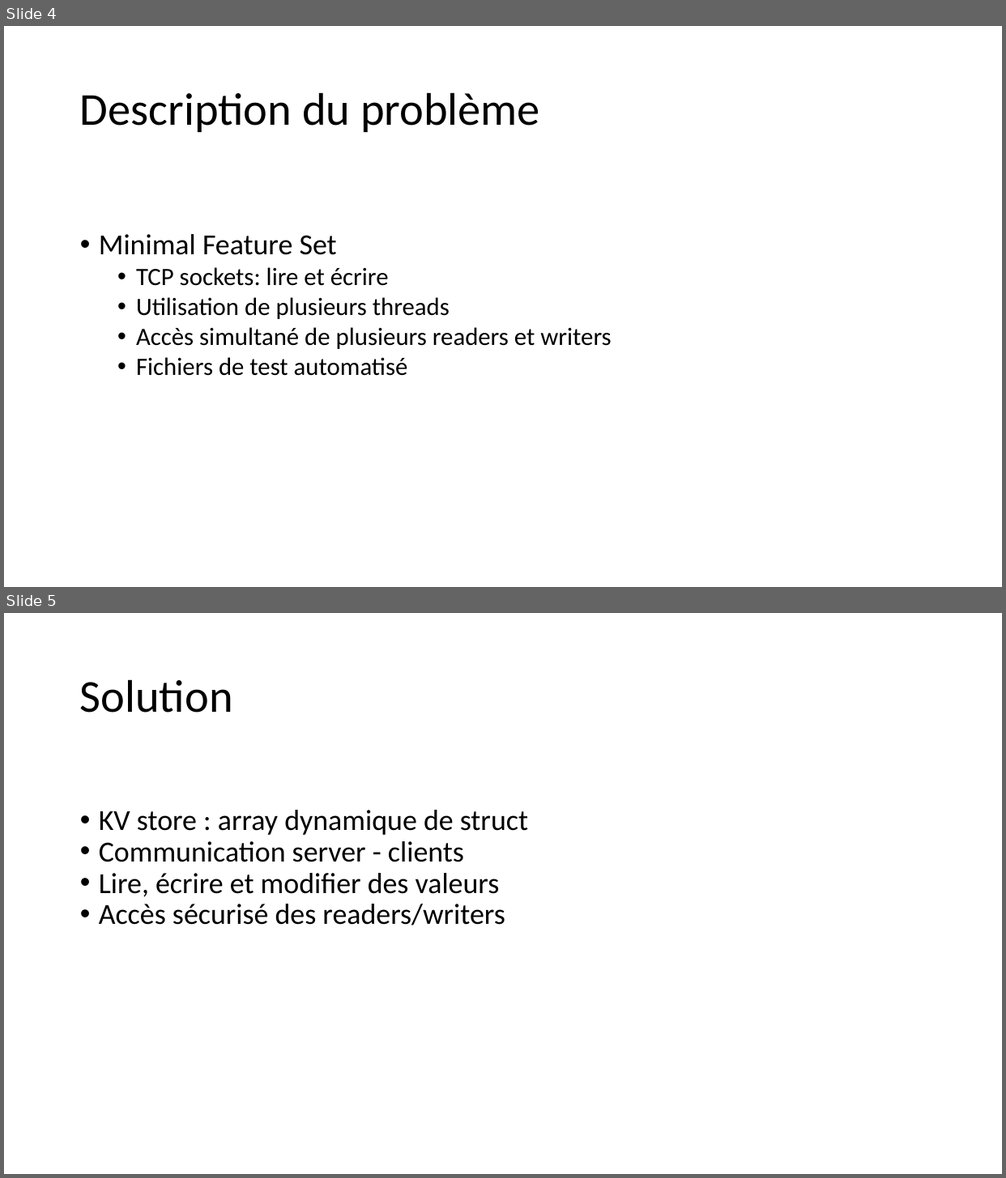
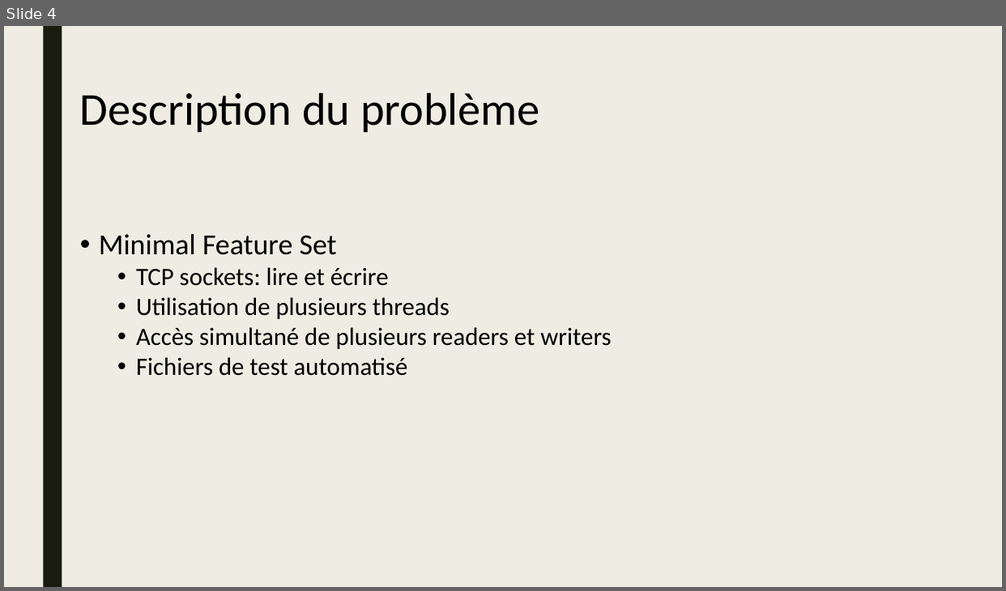
Before and after one commit to inefix/Key-Value-Store, a slide deck: presentation/KVS_presentation.pptx. Shown one above the other, each under a label of ours: slides 4 and 5 before the commit, slide 4 after it. The pictures are 1006x1178 and 1006x591 pixels, drawn with LibreOffice and Linux fonts; fonts in the diff are those of the drawing. Boxes give left, top, right and bottom in pixels: in the first picture for what was removed or moved away, otherwise in the second. Text is boxed around its words. In the diff, an @@ line names an element or a change of style, - is before the commit and + after.

```diff
--- a/presentation/KVS_presentation.pptx
+++ b/presentation/KVS_presentation.pptx
@@ slide 5 removed at (4, 613, 1002, 1174), background #FFFFFF @@
@@ text removed at (80, 679, 233, 713) @@
-Solution
@@ text removed at (99, 810, 528, 926) @@
-• KV store : array dynamique de struct
-• Communication server - clients
-• Lire, écrire et modifier des valeurs
-• Accès sécurisé des readers/writers
@@ slide 4 changed as well @@
@@ background #FFFFFF to #EFEDE3 @@
@@ rectangle added at (43, 26, 62, 587), fill #191B0E @@
```
Also in this commit, not shown: 11 other slides changed, 2 slides added, 1 other slide removed.
